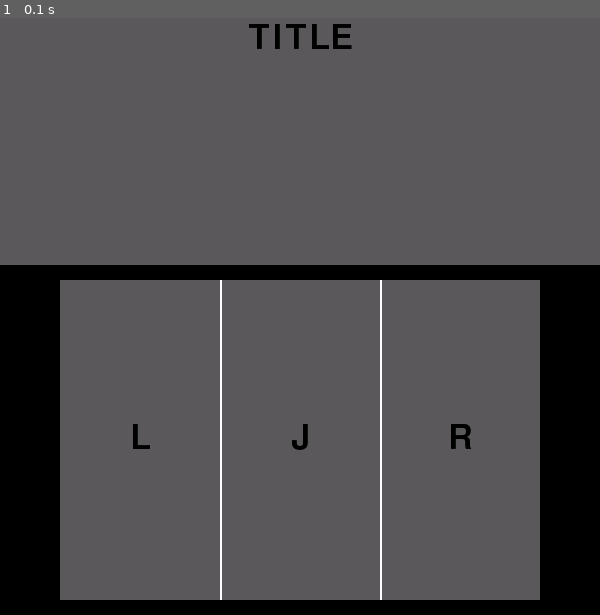
Above: before the commit, frame 1.
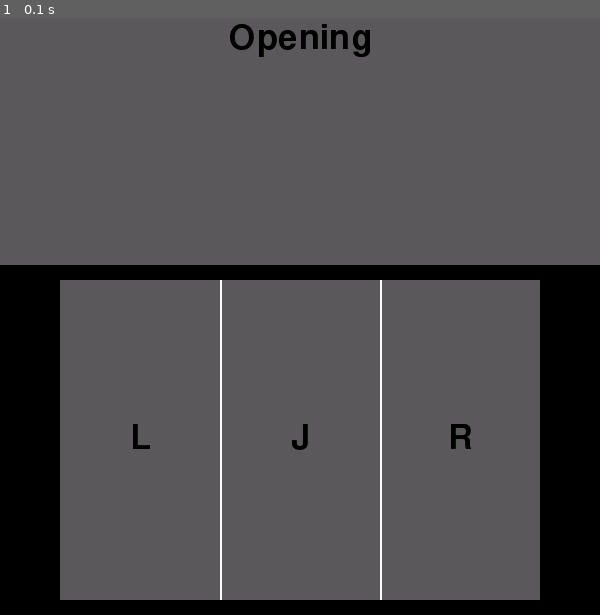
Above: after the commit, the same moment.

Repository: sota-inoue/Game
Game: pygame game, started from src/project/win_main.py
The game is run twice, just before and just after one commit, with the same random seed, the same clock (stepped at 60 frames per second) and the same inputs.
Inputs:
- Up to frame 1 (0.1 s): no input

The runs differ from the first frame. In frame 1, 0.6% of the frame differs, in the area x 38-62%, y 1-7%.

Commit message:
オープニング画面の作成

Diff:
--- a/src/project/Screen/Display.py
+++ b/src/project/Screen/Display.py
@@ -48,6 +48,12 @@
         # 画面の中心にTITLEの文字列を描画
         self.DrawText("TITLE", self.width//2, self.height//2)
 
+    def draw_Opening(self):
+        # BACK_COLORでsurfaceを塗りつぶす
+        self.surface.fill(self.BACK_COLOR)
+        # 画面の中心にOpeningの文字列を描画
+        self.DrawText("Opening", self.width//2, self.height//2)
+
     def draw_Game(self):
         self.surface.fill(self.BACK_COLOR)
         self.DrawText(self.text, self.width//2, self.height//2)
--- a/src/project/System/App.py
+++ b/src/project/System/App.py
@@ -145,7 +145,7 @@
         # タッチパネル描画
         self.touch.draw_Controller()
         # ゲーム画面描画
-        self.game.draw_Title()
+        self.game.draw_Opening()
         # Raspberry Piモードでの描画処理
         if self.mode:
             # HDMIへゲーム画面を描画
